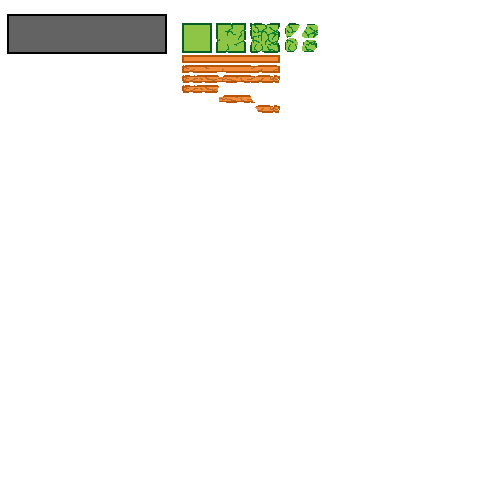
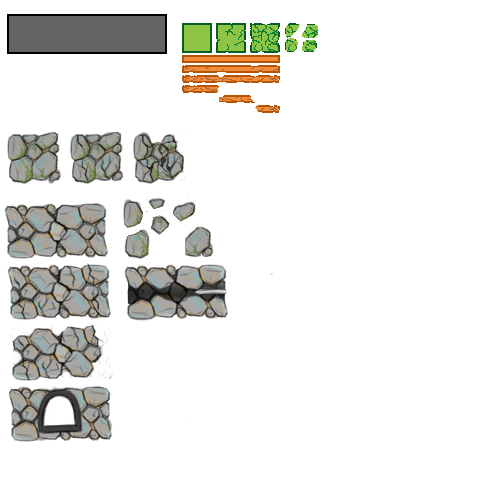
Before/after of a 500×500 layered artwork. What changed in the layer stack:
added layer "Layer 3" above "Layer 2 copy 3" over (x1=135, y1=131, x2=185, y2=182)
added layer "Layer 2 copy 3" above "Layer 2 copy 2" over (x1=17, y1=324, x2=104, y2=381)
added layer "Layer 2 copy 2" above "Layer 2" over (x1=13, y1=263, x2=100, y2=320)
added layer "Layer 2" above "Layer 6" over (x1=76, y1=134, x2=119, y2=182)
added layer "Layer 6" above "Layer 5" over (x1=194, y1=289, x2=230, y2=296)
added layer "Layer 5" (79%) above "Layer 4 copy" over (x1=128, y1=281, x2=228, y2=304)
added layer "Layer 4 copy" above "Layer 4 copy 2" over (x1=124, y1=264, x2=229, y2=320)
added layer "Layer 4 copy 2" above "Layer 4 copy 4" over (x1=8, y1=385, x2=113, y2=442)
added layer "Layer 4 copy 4" above "Layer 4 copy 3" over (x1=9, y1=320, x2=194, y2=418)
added layer "Layer 4 copy 3" above "Layer 4" over (x1=7, y1=263, x2=111, y2=320)
added layer "Layer 4" above "Layer 1 copy 3" over (x1=4, y1=202, x2=108, y2=259)
added layer "Layer 1 copy 3" above "Layer 1 copy 2" over (x1=123, y1=198, x2=214, y2=259)
added layer "Layer 1 copy 2" above "Layer 1 copy" over (x1=133, y1=132, x2=187, y2=184)
added layer "Layer 1 copy" above "Layer 1" over (x1=70, y1=131, x2=124, y2=184)
added layer "Layer 1" above "Wall" over (x1=7, y1=131, x2=61, y2=184)
added layer "Layer 7" above "Background" over (x1=5, y1=131, x2=274, y2=442)
